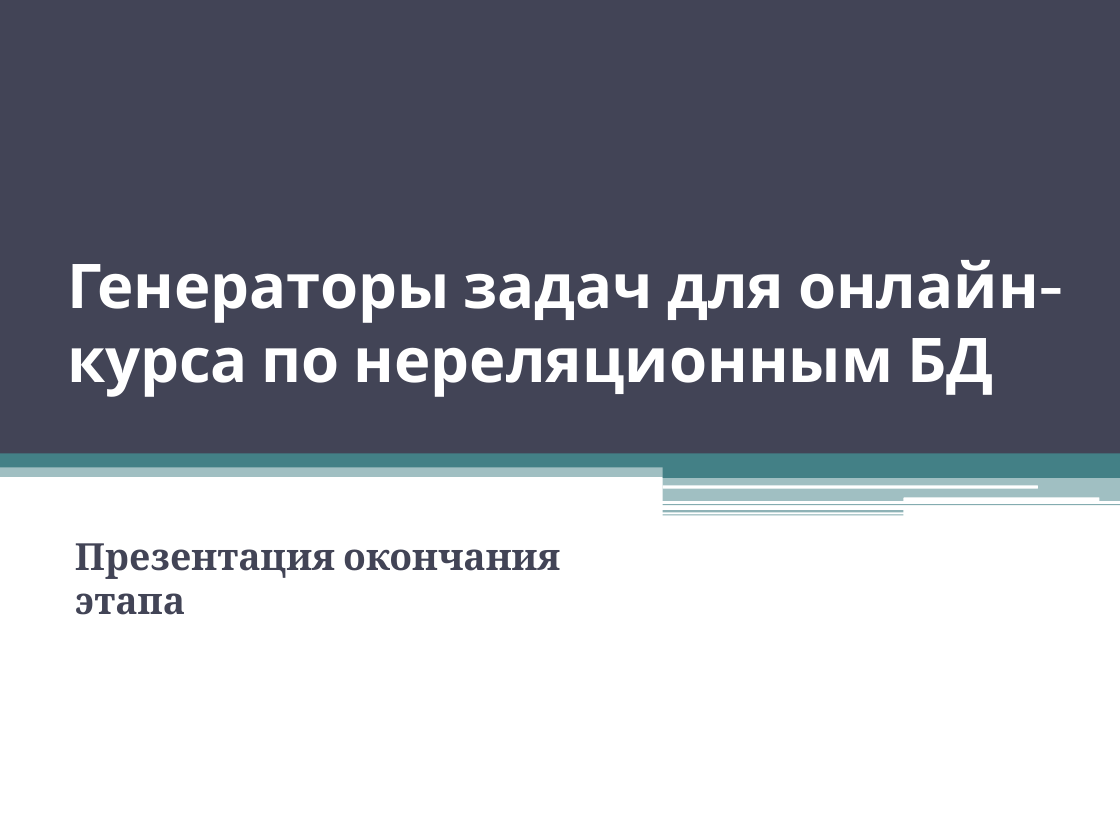
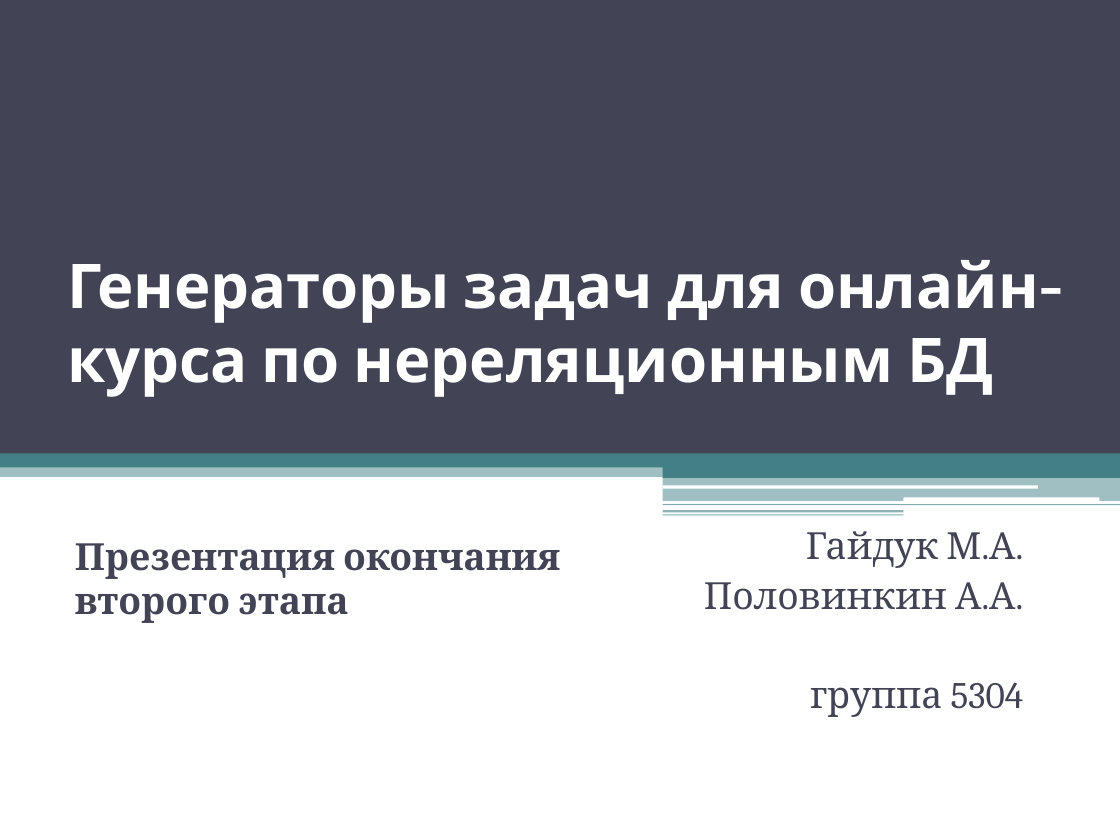
Before and after one commit to moevm/mse_nosql_tasks_course, a slide deck: slide 1 of docs/First_stage_presentation.pptx. Drawn at 1120x840 pixels with LibreOffice and Linux fonts; fonts in the diff are those of the drawing. Boxes give left, top, right and bottom in pixels: in the first picture for what was removed or moved away, otherwise in the second. Text is boxed around its words. In the diff, an @@ line names an element or a change of style, - is before the commit and + after.

```diff
--- a/docs/First_stage_presentation.pptx
+++ b/docs/First_stage_presentation.pptx
@@ text added at box(704, 531, 1024, 717), 24 pt, text #424456 @@
+Гайдук М.А.
+Половинкин А.А.
+группа 5304
@@ subtitle at box(75, 543, 560, 623): text changed @@
-Презентация окончания этапа
+Презентация окончания второго этапа
```
Also in this commit, not shown: 1 other slide changed, 1 other file.
